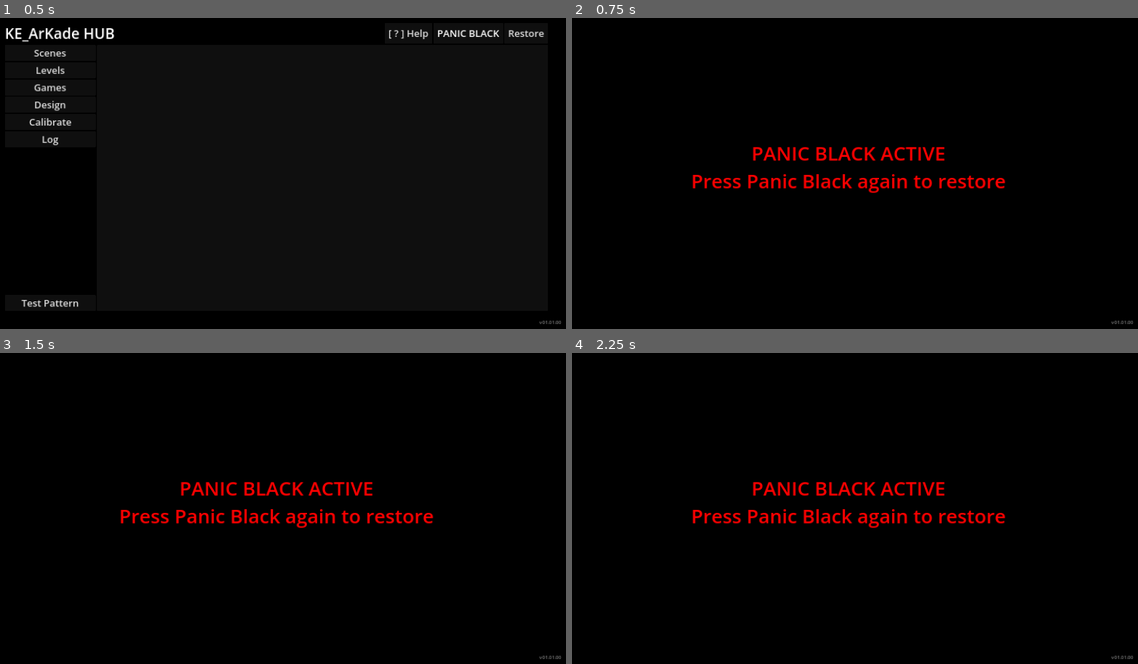
Above: before the commit, frames 1-4 (two rows, left to right).
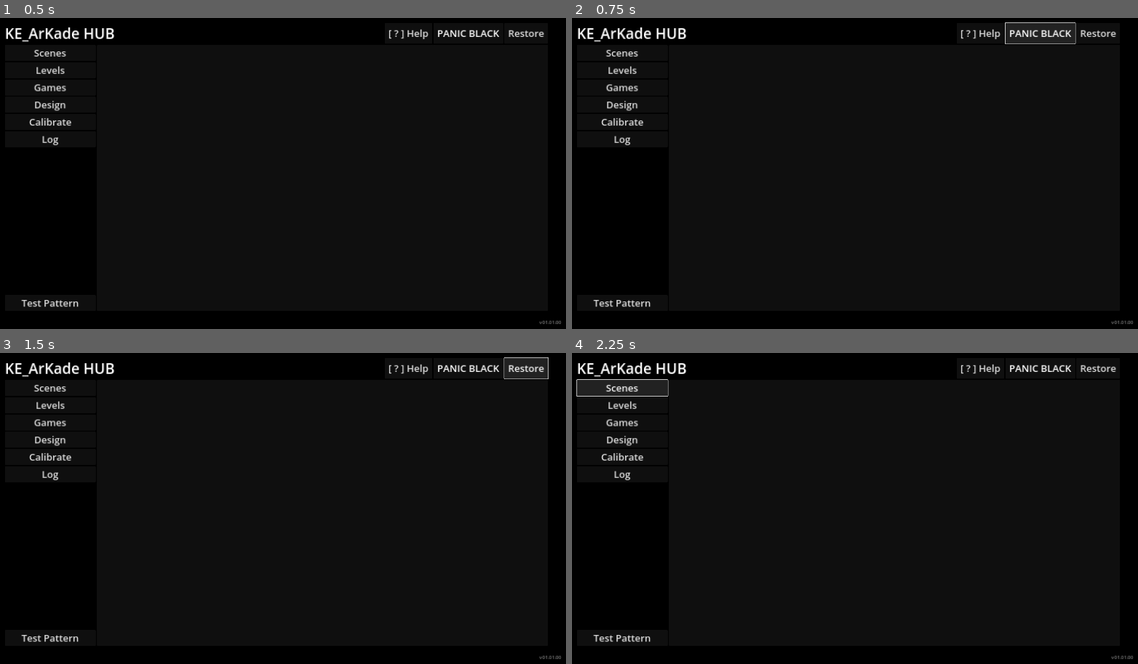
Above: after the commit, the same moments.

Repository: kkoonnss/KE_ArKade
Game: Godot game, scene res://main.tscn
Two runs of this game, one before a commit and one after it. Both use one fixed random seed, a clock stepped at 60 frames per second and the inputs below.
Inputs:
- Up to frame 1 (0.5 s): no input
- Up to frame 2 (0.75 s): click "PANIC BLACK" at 0.5 s
- Up to frame 3 (1.5 s): click "Restore" at 1.25 s
- Up to frame 4 (2.25 s): click "Scenes" at 2 s

Frame 1 is identical in both runs. In frame 2, 4.0% of the frame differs, in the area x 1-97%, y 1-93%; in frame 3, 3.7%; in frame 4, 4.1%, in the area x 0-97%, y 3-93%.

Commit message:
hub: Implement UI layout fixes and scene navigation Lightbox

Diff:
--- a/app/hub/main.gd
+++ b/app/hub/main.gd
@@ -169,7 +169,87 @@
 			file_name = dir.get_next()
 func _on_level_selected(level_name: String):
 	selected_level_name = level_name
-	display_games()
+	display_games_lightbox()
+
+func display_games_lightbox():
+	if games_overlay != null:
+		games_overlay.queue_free()
+
+	games_overlay = ColorRect.new()
+	games_overlay.color = Color(0, 0, 0, 0.85)
+	games_overlay.set_anchors_and_offsets_preset(Control.PRESET_FULL_RECT)
+	add_child(games_overlay)
+
+	var margin = MarginContainer.new()
+	margin.set_anchors_and_offsets_preset(Control.PRESET_FULL_RECT)
+	margin.add_theme_constant_override("margin_left", 60)
+	margin.add_theme_constant_override("margin_top", 60)
+	margin.add_theme_constant_override("margin_right", 60)
+	margin.add_theme_constant_override("margin_bottom", 60)
+	games_overlay.add_child(margin)
+
+	var panel = PanelContainer.new()
+	panel.add_theme_stylebox_override("panel", style_panel)
+	margin.add_child(panel)
+
+	var vbox = VBoxContainer.new()
+	panel.add_child(vbox)
+
+	var header = MarginContainer.new()
+	header.add_theme_constant_override("margin_left", 20)
+	header.add_theme_constant_override("margin_top", 20)
+	header.add_theme_constant_override("margin_right", 20)
+	header.add_theme_constant_override("margin_bottom", 10)
+	vbox.add_child(header)
+
+	var hbox = HBoxContainer.new()
+	header.add_child(hbox)
+
+	var title = Label.new()
+	var pretty_level = selected_level_name.replace("_", " ").to_upper()
+	title.text = "SELECT A GAME TO PLAY IN " + pretty_level
+	title.add_theme_font_size_override("font_size", 24)
+	title.add_theme_color_override("font_color", color_cyan)
+	title.size_flags_horizontal = Control.SIZE_EXPAND_FILL
+	hbox.add_child(title)
+
+	var close_btn = Button.new()
+	close_btn.text = "Close"
+	close_btn.add_theme_font_size_override("font_size", 18)
+	close_btn.pressed.connect(func(): games_overlay.queue_free())
+	hbox.add_child(close_btn)
+
+	var scroll = ScrollContainer.new()
+	scroll.size_flags_vertical = Control.SIZE_EXPAND_FILL
+	var scroll_margin = MarginContainer.new()
+	scroll_margin.add_theme_constant_override("margin_left", 20)
+	scroll_margin.add_theme_constant_override("margin_bottom", 20)
+	scroll_margin.add_theme_constant_override("margin_right", 20)
+	scroll.add_child(scroll_margin)
+	vbox.add_child(scroll)
+
+	var grid = GridContainer.new()
+	grid.columns = 6
+	grid.add_theme_constant_override("h_separation", 16)
+	grid.add_theme_constant_override("v_separation", 16)
+	scroll_margin.add_child(grid)
+
+	var games = get_sorted_cartridges()
+
+	if sort_favorites_first:
+		var favs = []
+		var others = []
+		for g in games:
+			if g.favorite: favs.append(g)
+			else: others.append(g)
+		favs.sort_custom(func(a,b): return _get_cartridge_sort_name(a.game_name) < _get_cartridge_sort_name(b.game_name))
+		others.sort_custom(func(a,b): return _get_cartridge_sort_name(a.game_name) < _get_cartridge_sort_name(b.game_name))
+		games = favs + others
+
+	var idx = 0
+	for g in games:
+		_create_game_card(g, grid, idx)
+		idx += 1
 
 func display_games():
 	clear_main_panel()
@@ -229,6 +309,9 @@
 			_create_game_card(game, grid, game.absolute_index)
 
 func _launch_game(cart_id: String):
+	if games_overlay != null:
+		games_overlay.queue_free()
+		games_overlay = null
 	if current_scene == "" or current_scene == "scene_classic_pack":
 		if cart_id in ["tetris", "pacman", "bomberman", "frogger", "asteroids", "tron", "on_track", "rampage", "gta"]:
 			current_scene = "scene_classic_pack"
@@ -351,7 +434,7 @@
 	var is_fav = cart.favorite
 
 	var card_panel = PanelContainer.new()
-	card_panel.custom_minimum_size = Vector2(260, 260)
+	card_panel.custom_minimum_size = Vector2(260, 300)
 	card_panel.size_flags_horizontal = Control.SIZE_EXPAND_FILL
 	card_panel.size_flags_vertical = Control.SIZE_SHRINK_BEGIN
 	card_panel.add_theme_stylebox_override("panel", style_panel)
@@ -414,7 +497,7 @@
 	var fav_btn = Button.new()
 	fav_btn.text = "★" if is_fav else "☆"
 	fav_btn.custom_minimum_size = Vector2(36, 36)
-	fav_btn.add_theme_font_size_override("font_size", 20)
+	fav_btn.add_theme_font_size_override("font_size", 24)
 	if is_fav: fav_btn.add_theme_color_override("font_color", color_cyan)
 	else: fav_btn.add_theme_color_override("font_color", color_ink_dim)
 	var fav_style = StyleBoxEmpty.new()
@@ -433,39 +516,15 @@
 	)
 	img_control.add_child(fav_btn)
 
-	var prev_skin_btn = Button.new()
-	prev_skin_btn.text = "<"
-	prev_skin_btn.custom_minimum_size = Vector2(36, 48)
-	prev_skin_btn.add_theme_font_size_override("font_size", 24)
-	var arrow_style = StyleBoxFlat.new()
-	arrow_style.bg_color = Color(0,0,0, 0.4)
-	prev_skin_btn.add_theme_stylebox_override("normal", arrow_style)
-	prev_skin_btn.set_anchors_preset(Control.PRESET_CENTER_LEFT)
-	prev_skin_btn.offset_left = 0
-	prev_skin_btn.offset_right = 36
-	prev_skin_btn.pressed.connect(func():
-		_cycle_skin(cart_id, skins, -1)
-	)
-	img_control.add_child(prev_skin_btn)
-
-	var next_skin_btn = Button.new()
-	next_skin_btn.text = ">"
-	next_skin_btn.custom_minimum_size = Vector2(36, 48)
-	next_skin_btn.add_theme_font_size_override("font_size", 24)
-	next_skin_btn.add_theme_stylebox_override("normal", arrow_style)
-	next_skin_btn.set_anchors_preset(Control.PRESET_CENTER_RIGHT)
-	next_skin_btn.offset_left = -36
-	next_skin_btn.offset_right = 0
-	next_skin_btn.pressed.connect(func():
-		_cycle_skin(cart_id, skins, 1)
-	)
-	img_control.add_child(next_skin_btn)
-
 	var bottom_margin = MarginContainer.new()
 	bottom_margin.add_theme_constant_override("margin_left", 8)
 	bottom_margin.add_theme_constant_override("margin_right", 8)
 	bottom_margin.add_theme_constant_override("margin_bottom", 8)
 	vbox.add_child(bottom_margin)
+
+	var bottom_vbox = VBoxContainer.new()
+	bottom_vbox.add_theme_constant_override("separation", 4)
+	bottom_margin.add_child(bottom_vbox)
 
 	var title_btn = Button.new()
 	var display_title = game_name
@@ -490,7 +549,40 @@
 	title_btn.pressed.connect(func():
 		_launch_game(cart_id)
 	)
-	bottom_margin.add_child(title_btn)
+	bottom_vbox.add_child(title_btn)
+
+	if skins.size() > 1:
+		var skin_hbox = HBoxContainer.new()
+		skin_hbox.size_flags_horizontal = Control.SIZE_EXPAND_FILL
+		skin_hbox.alignment = BoxContainer.ALIGNMENT_CENTER
+		skin_hbox.add_theme_constant_override("separation", 8)
+
+		var prev_skin_btn = Button.new()
+		prev_skin_btn.text = "<"
+		prev_skin_btn.custom_minimum_size = Vector2(28, 28)
+		var arrow_style = StyleBoxFlat.new()
+		arrow_style.bg_color = Color(0.1, 0.1, 0.12)
+		arrow_style.set_corner_radius_all(4)
+		prev_skin_btn.add_theme_stylebox_override("normal", arrow_style)
+		prev_skin_btn.pressed.connect(func(): _cycle_skin(cart_id, skins, -1))
+		skin_hbox.add_child(prev_skin_btn)
+
+		var skin_lbl = Label.new()
+		skin_lbl.text = current_skin if current_skin != "" else default_skin
+		skin_lbl.size_flags_horizontal = Control.SIZE_EXPAND_FILL
+		skin_lbl.horizontal_alignment = HORIZONTAL_ALIGNMENT_CENTER
+		skin_lbl.add_theme_font_size_override("font_size", 14)
+		skin_lbl.add_theme_color_override("font_color", Color(0.7, 0.7, 0.7))
+		skin_hbox.add_child(skin_lbl)
+
+		var next_skin_btn = Button.new()
+		next_skin_btn.text = ">"
+		next_skin_btn.custom_minimum_size = Vector2(28, 28)
+		next_skin_btn.add_theme_stylebox_override("normal", arrow_style)
+		next_skin_btn.pressed.connect(func(): _cycle_skin(cart_id, skins, 1))
+		skin_hbox.add_child(next_skin_btn)
+
+		bottom_vbox.add_child(skin_hbox)
 
 func _create_level_card(level_name: String, levels_dir: String, container: Control, display_index: int = -1, is_scene: bool = false):
 	var btn = Button.new()
